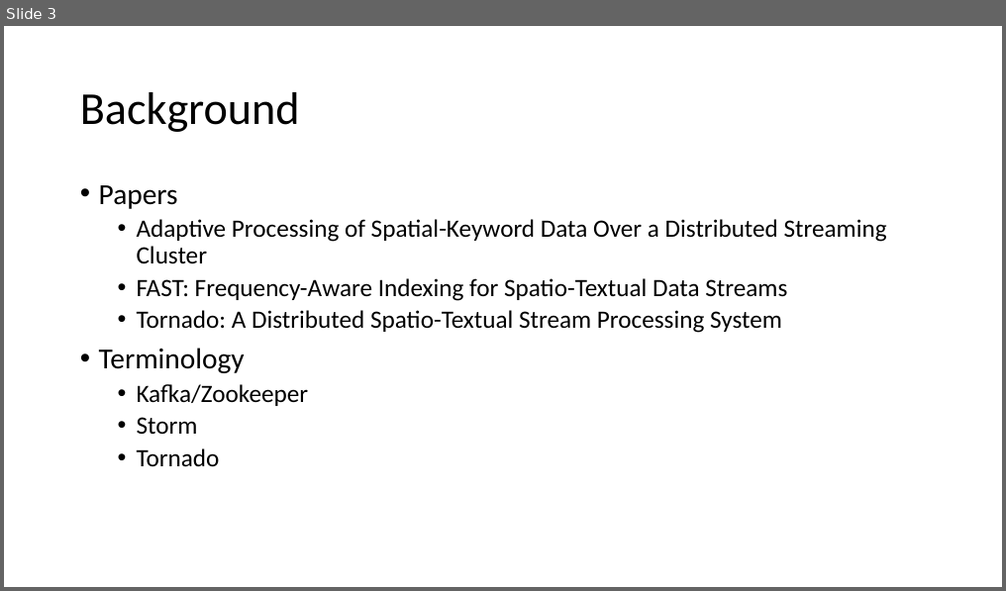
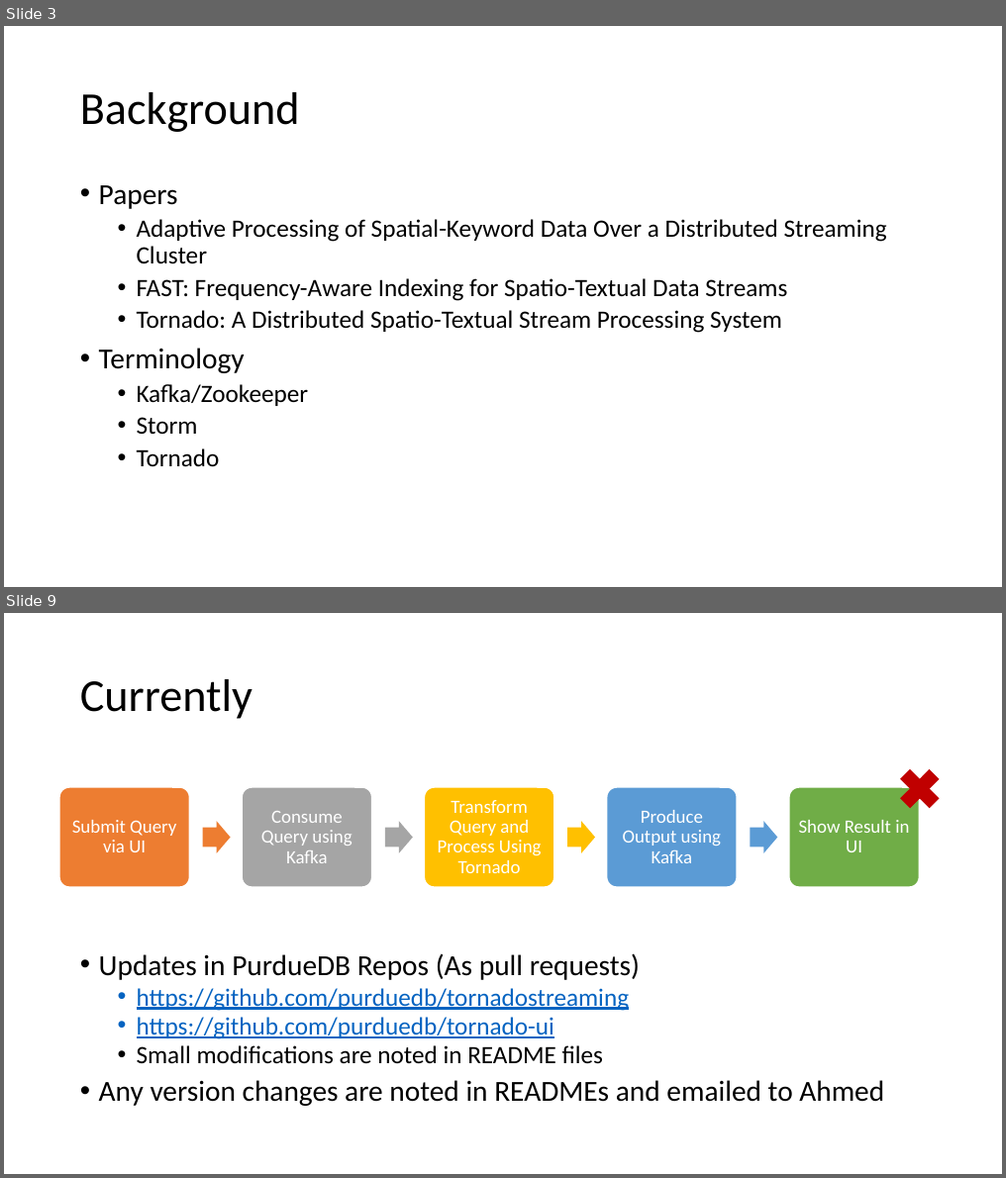
Before and after one commit to PeytonNP/cs490, a slide deck: FinalPresentation.pptx. Shown one above the other, each under a label of ours: slide 3 before the commit, slides 3 and 9 after it; the slides between them are not shown. The pictures are 1006x591 and 1006x1178 pixels, drawn with LibreOffice and Linux fonts; fonts in the diff are those of the drawing. Boxes give left, top, right and bottom in pixels: in the first picture for what was removed or moved away, otherwise in the second. Text is boxed around its words. In the diff, an @@ line names an element or a change of style, - is before the commit and + after.

```diff
--- a/FinalPresentation.pptx
+++ b/FinalPresentation.pptx
@@ slide 9 added at (4,613,1002,1174), background #FFFFFF @@
@@ title added at (80,679,252,719), 44 pt, text #000000 @@
+Currently
@@ group added at (59,761,947,888): 5 rounded rectangles, 5 texts, 4 right arrows, 1 cross @@
+Submit Query via UI
+Consume Query using Kafka
+Transform Query and Process Using Tornado
+Produce Output using Kafka
+Show Result in UI
@@ text added at (99,954,884,1106), 24 pt, text #000000 @@
+• Updates in PurdueDB Repos (As pull requests)
+  • https://github.com/purduedb/tornadostreaming
+  • https://github.com/purduedb/tornado-ui
+  • Small modifications are noted in README files
+• Any version changes are noted in READMEs and emailed to Ahmed
```
Also in this commit, not shown: 3 slides changed, 4 other slides added, 2 other files.
